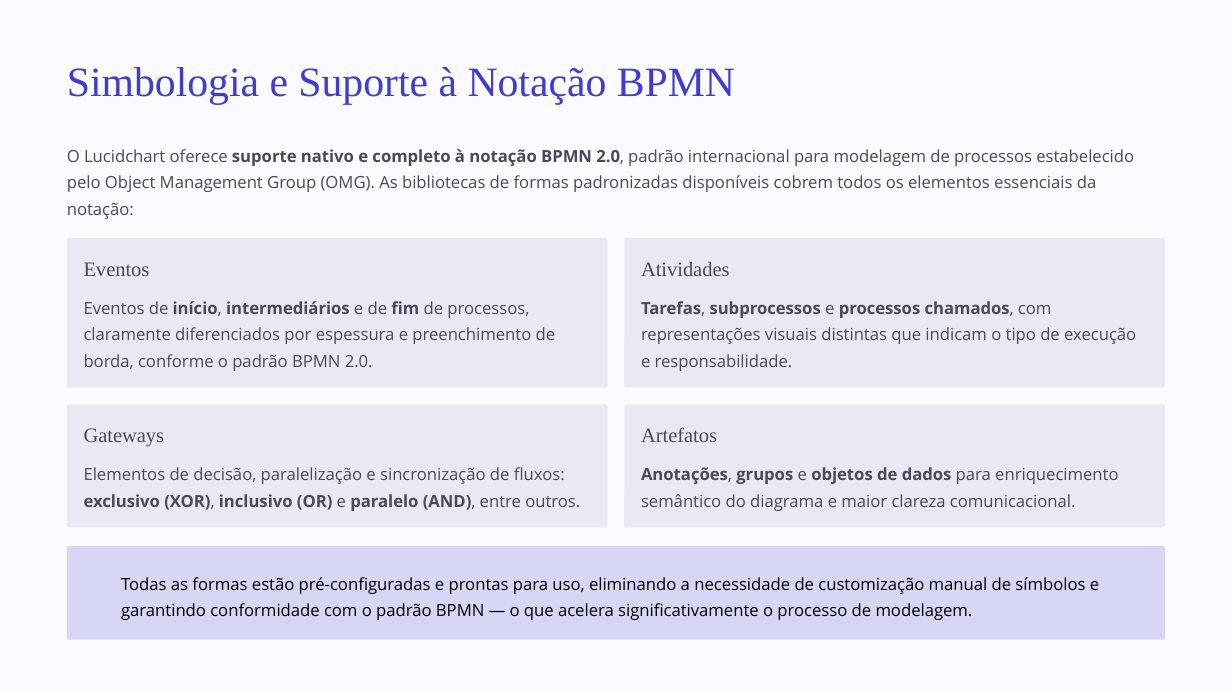
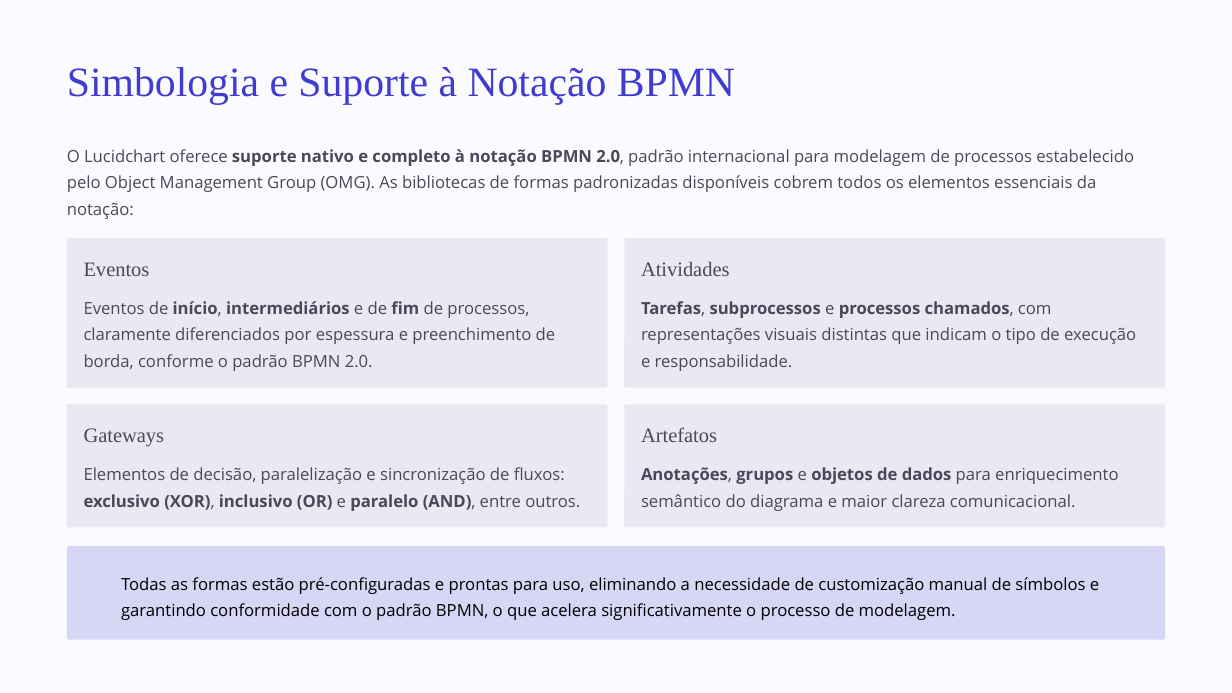
Before and after one commit to anibele/Modelagem-de-Processo, a slide deck: slide 3 of Modelagem-BPMN-Lucidchart.pptx (slide 4 before the commit). Drawn at 1232x693 pixels with LibreOffice and Linux fonts; fonts in the diff are those of the drawing; background and template pictures are left out. Boxes give left, top, right and bottom in pixels: in the first picture for what was removed or moved away, otherwise in the second. Text is boxed around its words. In the diff, an @@ line names an element or a change of style, - is before the commit and + after.

```diff
--- a/Modelagem-BPMN-Lucidchart.pptx
+++ b/Modelagem-BPMN-Lucidchart.pptx
@@ text at [121,577,1099,620]: text changed @@
-Todas as formas estão pré-configuradas e prontas para uso, eliminando a necessidade de customização manual de símbolos e garantindo conformidade com o padrão BPMN — o que acelera significativamente o processo de modelagem.
+Todas as formas estão pré-configuradas e prontas para uso, eliminando a necessidade de customização manual de símbolos e garantindo conformidade com o padrão BPMN, o que acelera significativamente o processo de modelagem.
```
Also in this commit, not shown: 3 other slides changed, 10 slides added, 1 slide removed.
